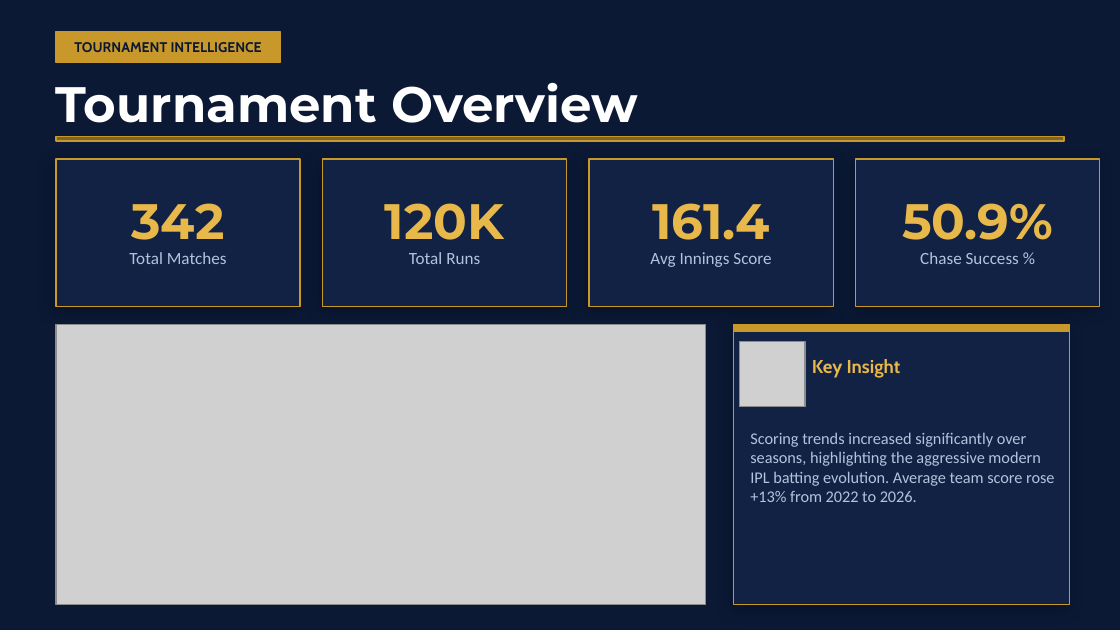
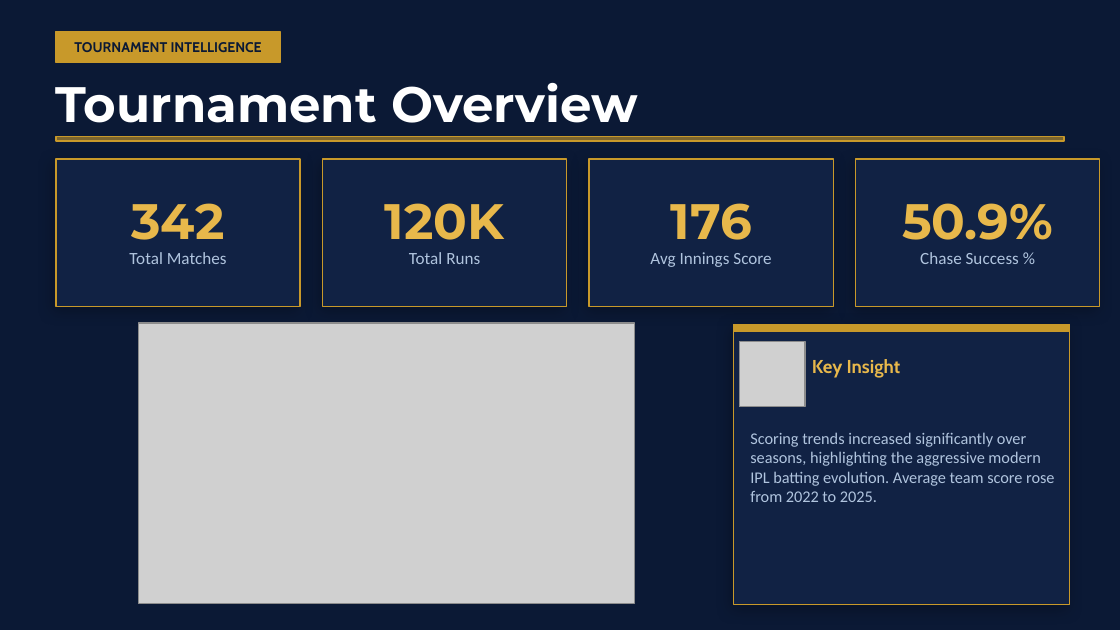
Before and after one commit to YobinOmkarBangera/IPL-Crunch-26, a slide deck: slide 8 of presentation/IPL_Crunch_26_PPT.pptx. Drawn at 1120x630 pixels with LibreOffice and Linux fonts; fonts in the diff are those of the drawing; grey boxes stand for pictures. Boxes give left, top, right and bottom in pixels: in the first picture for what was removed or moved away, otherwise in the second. Text is boxed around its words. In the diff, an @@ line names an element or a change of style, - is before the commit and + after.

Commit message:
Add files via upload
updated ppt

```diff
--- a/presentation/IPL_Crunch_26_PPT.pptx
+++ b/presentation/IPL_Crunch_26_PPT.pptx
@@ text at <box>671,203,752,240</box>: text changed @@
-161.4
+176
@@ picture: place and size @@
-picture at <box>56,325,706,605</box>
+picture at <box>139,324,635,605</box>
@@ text at <box>750,432,1054,502</box>: text changed @@
-Scoring trends increased significantly over seasons, highlighting the aggressive modern IPL batting evolution. Average team score rose +13% from 2022 to 2026.
+Scoring trends increased significantly over seasons, highlighting the aggressive modern IPL batting evolution. Average team score rose from 2022 to 2025.
```
Also in this commit, not shown: 5 other slides changed.
